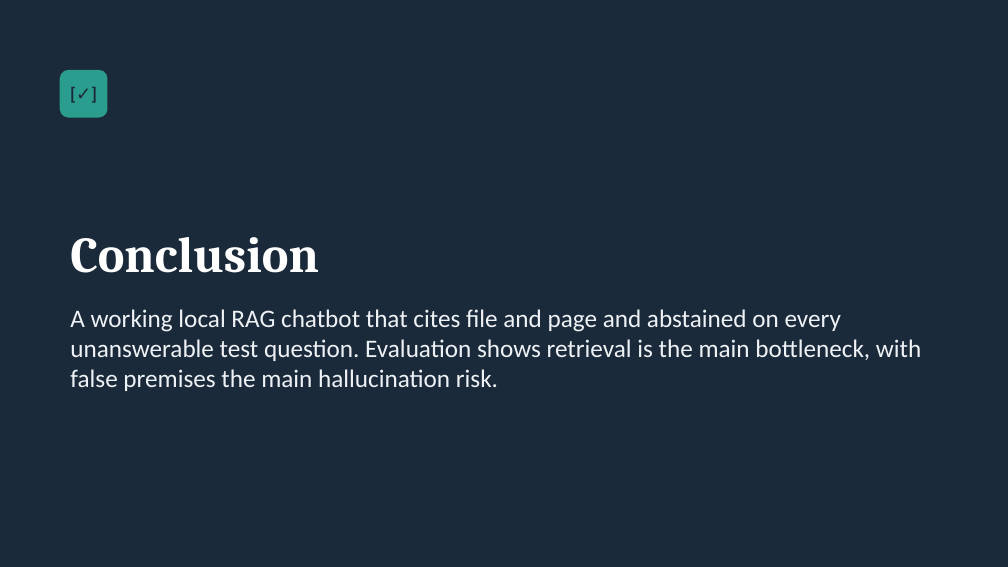
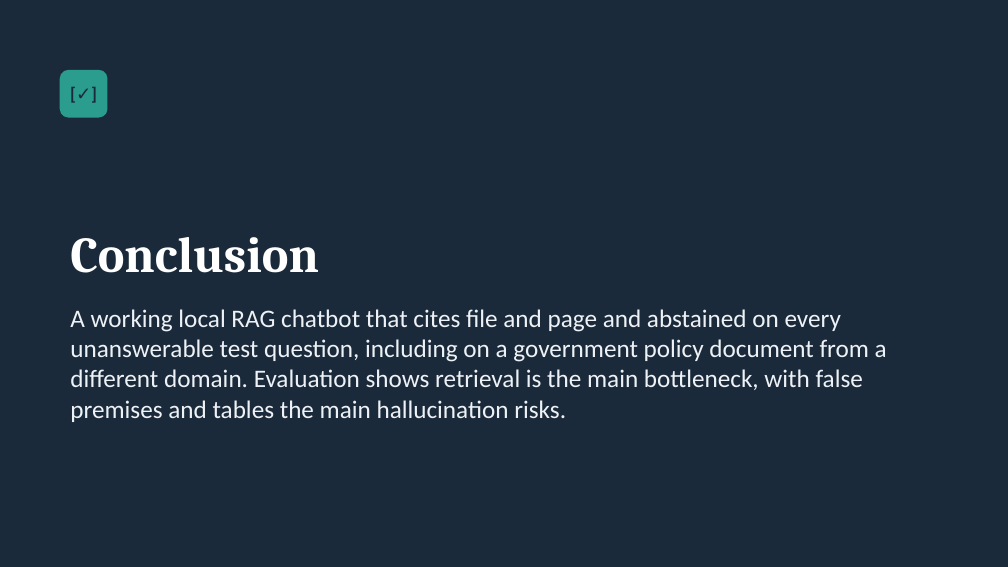
Before and after one commit to sabareesh-r23/pdf-rag-chatbot-old, a slide deck: slide 15 of docs/presentation/RAG_PDF_Chatbot_Capstone.pptx. Drawn at 1008x567 pixels with LibreOffice and Linux fonts; fonts in the diff are those of the drawing. Boxes give left, top, right and bottom in pixels: in the first picture for what was removed or moved away, otherwise in the second. Text is boxed around its words. In the diff, an @@ line names an element or a change of style, - is before the commit and + after.

```diff
--- a/docs/presentation/RAG_PDF_Chatbot_Capstone.pptx
+++ b/docs/presentation/RAG_PDF_Chatbot_Capstone.pptx
@@ text at (70, 309, 887, 422): text changed @@
-A working local RAG chatbot that cites file and page and abstained on every unanswerable test question. Evaluation shows retrieval is the main bottleneck, with false premises the main hallucination risk.
+A working local RAG chatbot that cites file and page and abstained on every unanswerable test question, including on a government policy document from a different domain. Evaluation shows retrieval is the main bottleneck, with false premises and tables the main hallucination risks.
```
Also in this commit, not shown: 2 other slides changed, 17 other files.
